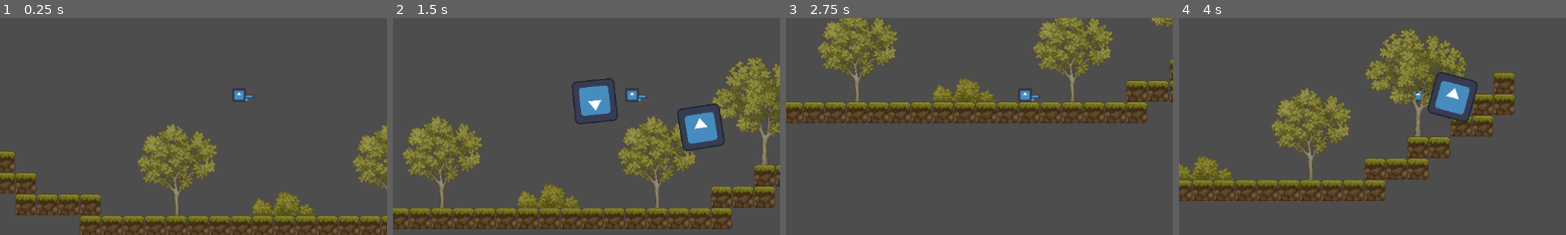
Above: before the commit, frames 1-4 (left to right).
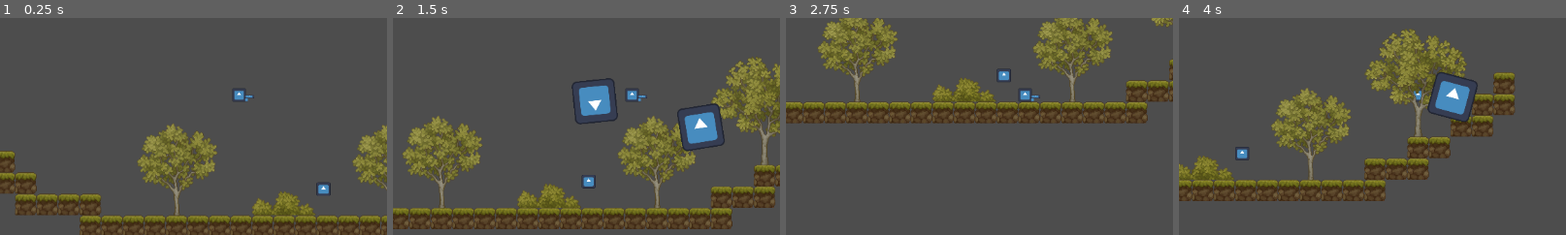
Above: after the commit, the same moments.

Repository: mathkimchi/PeddieHacks2025
Game: Godot game, scene res://Scenes/test_world.tscn
Two runs of this game, one before a commit and one after it. Both use one fixed random seed, a clock stepped at 60 frames per second and the inputs below. The engine's default icon, where the game draws it, is replaced by a stand-in: a white triangle on a blue panel in a dark square.
Inputs (mouse positions are % of the whole screen's width and height, from its top left):
- Up to frame 1 (0.25 s): no input
- Up to frame 2 (1.5 s): move the mouse to (72, 45) at 0.52 s; press the mouse at (72, 45) at 0.53 s; hold D (ui_right) from 0.53 s (still down); tap W (ui_up) at 0.77 s; move the mouse to (30, 55) at 1.27 s; release the mouse at (30, 55) at 1.28 s; click (30, 55) at 1.35 s
- Up to frame 3 (2.75 s): tap W (ui_up) at 1.52 s; move the mouse to (60, 28) at 2.02 s; release D (ui_right) at 2.03 s; press the mouse at (60, 28) at 2.03 s; hold A (ui_left) from 2.03 s (still down)
- Up to frame 4 (4 s): move the mouse to (45, 70) at 2.77 s; release A (ui_left) at 2.78 s; release the mouse at (45, 70) at 2.78 s; hold D (ui_right) from 2.78 s (still down); click (45, 70) at 2.85 s; tap W (ui_up) at 3.02, 3.77 s; move the mouse to (80, 65) at 3.52 s; press the mouse at (80, 65) at 3.53 s
The pictures show only the part of the screen within x 19-69%, y 32-82%; the shares and areas given below are measured in that part.

The runs differ from the first frame. In frame 1, 0.2% of the frame differs, in the area x 81-86%, y 75-82%; in frame 2, 0.1%; in frame 3, 0.2%; in frame 4, 0.2%, in the area x 14-19%, y 59-66%.

Commit message:
food that prints on eat

Diff:
--- /dev/null
+++ b/Scenes/food/abstract_food.gd
@@ -0,0 +1,21 @@
+class_name AbstractFood
+extends Area2D
+
+enum FoodGroup { GRAIN, FRUIT, VEGETABLE, MEAT }
+
+static var group_name = "food"
+
+func _ready():
+	add_to_group(group_name)
+
+# NOTE: Godot doesn't support tuples, return an array [FoodGroup, float] where the float is nutrition
+func get_nutrition():
+	push_error("`AbstractFood`'s `get_nutrition` should be implemented by child class and return `[FoodGroup, float]`.")
+
+# NOTE: need to connect implementing object's `body_entered` to this
+func _on_body_entered(body: Node2D) -> void:
+	if body.is_in_group("player"):
+		var nutrition = self.get_nutrition()
+		body.eat(nutrition[0], nutrition[1])
+
+		self.queue_free() # self destruct
--- /dev/null
+++ b/Scenes/food/apple.tscn
@@ -0,0 +1,22 @@
+[gd_scene load_steps=4 format=3 uid="uid://bh27lljtl7s5o"]
+
+[ext_resource type="Script" uid="uid://bghwudmmo8fe" path="res://Scenes/food/basic_food.gd" id="1_wmq5c"]
+[ext_resource type="Texture2D" uid="uid://3mx4150x8fiu" path="res://icon.svg" id="2_a4uho"]
+
+[sub_resource type="RectangleShape2D" id="RectangleShape2D_kyf45"]
+
+[node name="Apple" type="Area2D"]
+script = ExtResource("1_wmq5c")
+food_group = 1
+nutrition = 20.0
+metadata/_custom_type_script = "uid://bghwudmmo8fe"
+
+[node name="CollisionShape2D" type="CollisionShape2D" parent="."]
+shape = SubResource("RectangleShape2D_kyf45")
+
+[node name="Icon" type="Sprite2D" parent="."]
+position = Vector2(0.5, 0)
+scale = Vector2(0.164062, 0.15625)
+texture = ExtResource("2_a4uho")
+
+[connection signal="body_entered" from="." to="." method="_on_body_entered"]
--- /dev/null
+++ b/Scenes/food/basic_food.gd
@@ -0,0 +1,10 @@
+class_name BasicFood
+extends AbstractFood
+
+# This class is for foods that will have a constant food group and nutrition
+
+@export var food_group: FoodGroup
+@export var nutrition: float
+
+func get_nutrition():
+	return [food_group, nutrition]
--- a/Scenes/player/player.gd
+++ b/Scenes/player/player.gd
@@ -10,9 +10,10 @@
 	pass
 
 # Called every frame. 'delta' is the elapsed time since the previous frame.
-func _process(delta: float) -> void:
+func _physics_process(delta: float) -> void:
+	# >>> Movement Logic >>>
 	if !is_on_floor():
-		velocity.y -= delta*gravity
+		velocity.y -= delta * gravity
 	else:
 		if Input.is_action_pressed("ui_up"):
 			velocity.y = -jump
@@ -22,3 +23,7 @@
 	velocity.x = speed * h_direction
 
 	move_and_slide()
+	# <<< Movement Logic <<<
+
+func eat(food_group: AbstractFood.FoodGroup, nutritional_value: float):
+	print("Fed %s %s" % [food_group, nutritional_value])
--- a/Scenes/player/player.tscn
+++ b/Scenes/player/player.tscn
@@ -6,7 +6,7 @@
 
 [sub_resource type="RectangleShape2D" id="RectangleShape2D_cvnsp"]
 
-[node name="Player" type="CharacterBody2D"]
+[node name="Player" type="CharacterBody2D" groups=["player"]]
 script = ExtResource("1_cvnsp")
 
 [node name="Icon" type="Sprite2D" parent="."]
--- a/Scenes/test_world.tscn
+++ b/Scenes/test_world.tscn
@@ -1,13 +1,17 @@
-[gd_scene load_steps=4 format=4 uid="uid://diqu2n8vqpaqk"]
+[gd_scene load_steps=5 format=4 uid="uid://diqu2n8vqpaqk"]
 
 [ext_resource type="PackedScene" uid="uid://l7r7487qly7a" path="res://Scenes/player/player.tscn" id="1_707cn"]
 [ext_resource type="TileSet" uid="uid://dj7hgi2dqn0k4" path="res://Assets/Tilesets/Ground_Tileset.tres" id="2_mq1bj"]
 [ext_resource type="TileSet" uid="uid://btlysacor72at" path="res://Assets/Tilesets/Props_Tileset.tres" id="3_iwv7r"]
+[ext_resource type="PackedScene" uid="uid://bh27lljtl7s5o" path="res://Scenes/food/apple.tscn" id="4_mq1bj"]
 
 [node name="World" type="Node2D"]
 
 [node name="Player" parent="." instance=ExtResource("1_707cn")]
 position = Vector2(301, 178)
+speed = 200
+gravity = -800
+jump = 500
 
 [node name="TileMap" type="Node2D" parent="."]
 
@@ -18,3 +22,6 @@
 [node name="Props" type="TileMapLayer" parent="TileMap"]
 tile_map_data = PackedByteArray("AAAEAAgABAAVAA8AAAAEAAkABAAVABAAAAAEAAoABAAVABEAAAAFAAgABAAWAA8AAAAFAAkABAAWABAAAAAFAA …(832 unchanged characters)…
 tile_set = ExtResource("3_iwv7r")
+
+[node name="Apple" parent="." instance=ExtResource("4_mq1bj")]
+position = Vector2(426, 345)
--- a/project.godot
+++ b/project.godot
@@ -14,6 +14,10 @@
 run/main_scene="uid://diqu2n8vqpaqk"
 config/features=PackedStringArray("4.4", "GL Compatibility")
 config/icon="res://icon.svg"
+
+[global_group]
+
+player=""
 
 [input]
 
Not shown, added: Scenes/food/abstract_food.gd.uid
Not shown, added: Scenes/food/basic_food.gd.uid
